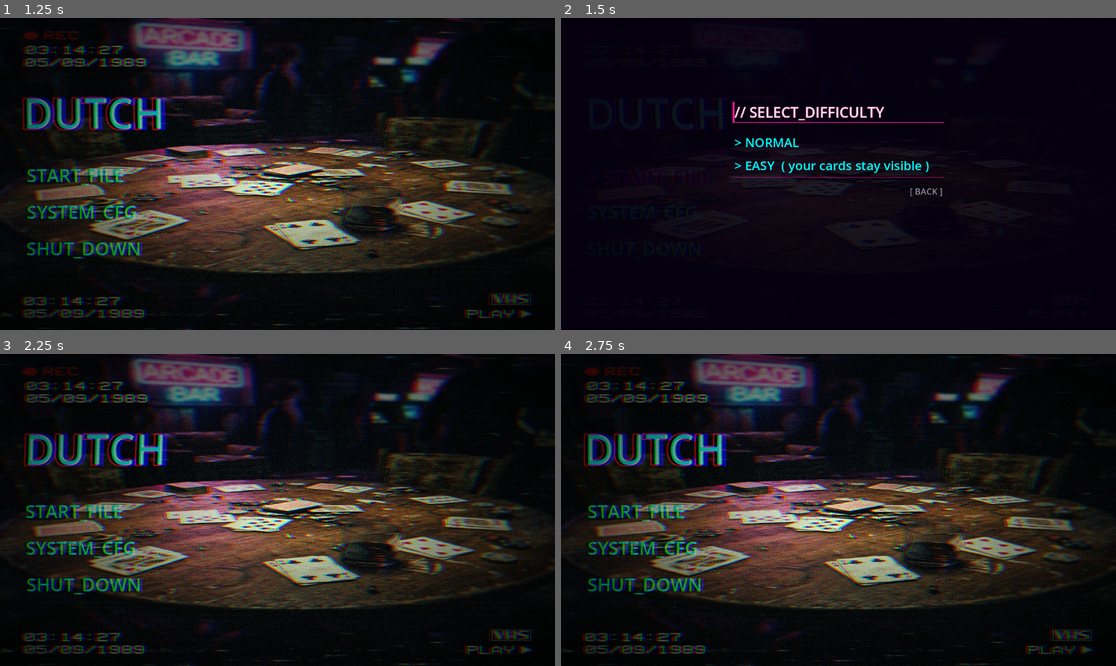
Above: before the commit, frames 1-4 (two rows, left to right).
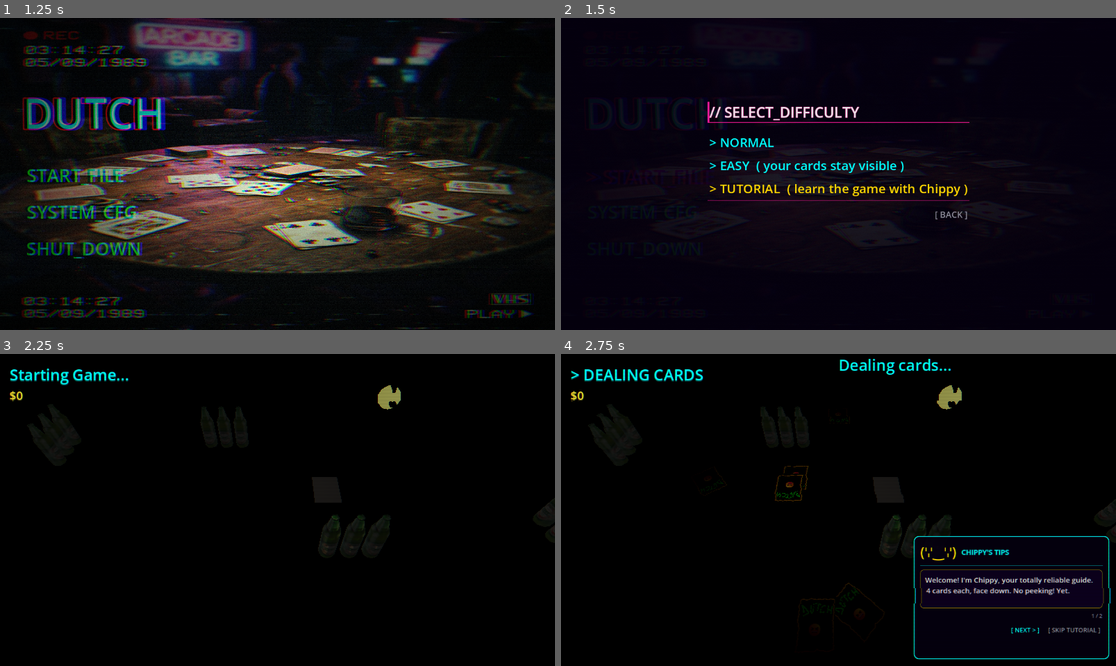
Above: after the commit, the same moments.

Repository: DinVin24/dutch
Game: Godot game, scene res://press_any_key.tscn
The game is run twice, just before and just after one commit, with the same random seed, the same clock (stepped at 60 frames per second) and the same inputs. Sound files missing from this copy of the repository are replaced by a short silence.
Inputs (mouse positions are in pixels of both pictures, inside the frame that each line leads up to):
- Up to frame 1 (1.25 s): tap Enter (game_confirm_card) at 0.5 s; move the mouse to (399, 158) at 0.52 s; hold D (game_select_right) from 0.53 s (still down); tap E (game_call_dutch) at 0.6 s; click (399, 158) at 0.67 s; tap Space (game_jump_in) at 0.77 s
- Up to frame 2 (1.5 s): release D (game_select_right) at 1.25 s; click "START_FILE" at 1.25 s
- Up to frame 3 (2.25 s): click (277, 525) at 2 s, where only the run after the commit has a clickable "> TUTORIAL ( learn the game w…"
- Up to frame 4 (2.75 s): no input

Frame 1 is identical in both runs. In frame 2, 2.8% of the frame differs, in the area x 26-74%, y 26-65%; in frame 3, 45%; in frame 4, 46%, in the area x 0-100%, y 0-100%.

Commit message:
feat(tutorial): add Chippy the Card Goblin interactive tutorial mode
Implements Epic 16 (KAN-76). Adds a TUTORIAL option to the main menu
start flow alongside Normal and Easy difficulty options. When selected,
loads the game board in Easy Mode with TutorialOverlay active.

Chippy the Card Goblin (ASCII mascot) appears in a bottom-right panel
and delivers contextual tips keyed off GameManager FSM state transitions.
Tips auto-advance on state change; player can also step through multi-part
tips with [NEXT] or dismiss at any time with [SKIP TUTORIAL].

One-off event tips fire on first beer loss, first ability purchase, and
Dutch being called. GameManager.tutorial_mode flag added (not reset on
initialize_game, same pattern as easy_mode).

Files changed:
  - game_manager.gd: tutorial_mode flag
  - main_menu.gd: _on_tutorial_pressed handler + tutorial_mode resets
  - main_menu.tscn: TutorialButton node + signal connection
  - game_board_3d.gd: conditional overlay instantiation in _ready()
  - tutorial_overlay.gd: new file (Chippy overlay script)
  - tutorial_overlay.tscn: new file (overlay scene)
  - user_stories.md: Epic 16 stories

Agent: Executor (Antigravity)

Diff:
--- a/game_board_3d.gd
+++ b/game_board_3d.gd
@@ -152,6 +152,12 @@
 	print("Game Board 3D: Starting game...")
 	GameManager.initialize_game(4)
 	trigger_glitch(0.4, 0.8) # Intro glitch
+
+	# Tutorial Mode: Inject Chippy's overlay into the UI layer
+	if GameManager.tutorial_mode:
+		var tut_scene = preload("res://tutorial_overlay.tscn")
+		var tut = tut_scene.instantiate()
+		$GameUI.add_child(tut)
 
 func _create_hud_ui():
 	# Action Buttons Container: Moved to bottom-right to avoid overlapping hand cards
--- a/game_manager.gd
+++ b/game_manager.gd
@@ -77,6 +77,7 @@
 var win_condition_lowest_wins: bool = true
 var jump_in_was_own_draw_phase: bool = false
 var easy_mode: bool = false # Easy Mode: Player 0's cards are always visible
+var tutorial_mode: bool = false # Tutorial Mode: TutorialOverlay is instantiated on the board
 
 func _ready():
 	deck_manager = DeckManager.new()
@@ -207,8 +208,8 @@
 	win_condition_lowest_wins = true
 	jump_in_resume_state = GameState.INITIALIZING
 	drawn_card_data = null
-	# Note: easy_mode is intentionally NOT reset here — it is set before
-	# initialize_game() is called from the difficulty prompt in main_menu.gd.
+	# Note: easy_mode and tutorial_mode are intentionally NOT reset here — they are set
+	# before initialize_game() is called from the difficulty prompt in main_menu.gd.
 	for i in range(num_players):
 		players_info.append({
 			"id": i,
--- a/main_menu.gd
+++ b/main_menu.gd
@@ -42,12 +42,21 @@
 func _on_normal_pressed() -> void:
 	glitch_player.play_glitch_click()
 	GameManager.easy_mode = false
+	GameManager.tutorial_mode = false
 	await get_tree().create_timer(0.15).timeout
 	get_tree().change_scene_to_file("res://game_board_3d.tscn")
 
 func _on_easy_pressed() -> void:
 	glitch_player.play_glitch_click()
 	GameManager.easy_mode = true
+	GameManager.tutorial_mode = false
+	await get_tree().create_timer(0.15).timeout
+	get_tree().change_scene_to_file("res://game_board_3d.tscn")
+
+func _on_tutorial_pressed() -> void:
+	glitch_player.play_glitch_click()
+	GameManager.easy_mode = true   # Tutorial always plays with cards visible
+	GameManager.tutorial_mode = true
 	await get_tree().create_timer(0.15).timeout
 	get_tree().change_scene_to_file("res://game_board_3d.tscn")
 
--- a/main_menu.tscn
+++ b/main_menu.tscn
@@ -174,6 +174,16 @@
 text = "> EASY  ( your cards stay visible )"
 alignment = 0
 
+[node name="TutorialButton" type="Button" parent="DifficultyPrompt/Panel"]
+layout_mode = 2
+custom_minimum_size = Vector2(0, 48)
+theme_override_colors/font_color = Color(1.0, 0.85, 0.0, 1.0)
+theme_override_colors/font_hover_color = Color(1.0, 1.0, 1.0, 1.0)
+theme_override_font_sizes/font_size = 26
+flat = true
+text = "> TUTORIAL  ( learn the game with Chippy )"
+alignment = 0
+
 [node name="BottomRule" type="ColorRect" parent="DifficultyPrompt/Panel"]
 layout_mode = 2
 custom_minimum_size = Vector2(0, 2)
@@ -205,4 +215,5 @@
 [connection signal="pressed" from="LeftMargin/VBox/Buttons/ExitButton" to="." method="_on_exit_button_pressed"]
 [connection signal="pressed" from="DifficultyPrompt/Panel/NormalButton" to="." method="_on_normal_pressed"]
 [connection signal="pressed" from="DifficultyPrompt/Panel/EasyButton" to="." method="_on_easy_pressed"]
+[connection signal="pressed" from="DifficultyPrompt/Panel/TutorialButton" to="." method="_on_tutorial_pressed"]
 [connection signal="pressed" from="DifficultyPrompt/Panel/CancelButton" to="." method="_on_difficulty_cancel_pressed"]
--- /dev/null
+++ b/tutorial_overlay.gd
@@ -0,0 +1,336 @@
+extends Control
+
+# ─────────────────────────────────────────────────────────────────────────────
+# Chippy the Card Goblin — Tutorial Overlay
+# Connects to GameManager FSM signals and delivers contextual tips during play.
+# ─────────────────────────────────────────────────────────────────────────────
+
+signal tutorial_finished
+
+# ── Chippy ASCII face variants ────────────────────────────────────────────────
+const FACE_HAPPY  := "(ꗷ‿ꗷ)"
+const FACE_SMUG   := "(¬‿¬)"
+const FACE_SCARED := "(⊙_⊙)"
+const FACE_COOL   := "( •_•)>⌐■-■"
+const FACE_PARTY  := "(ﾉ◕ヮ◕)ﾉ*:･ﾟ✧"
+const FACE_DEAD   := "(x_x)"
+
+# ── Tip data: maps GameManager FSM state names to arrays of tip steps ─────────
+# Each entry: { "face": FACE_*, "text": "..." }
+# Multiple steps per state allow the [NEXT] button to step through detail.
+const TIPS: Dictionary = {
+	"DEAL_CARDS": [
+		{ "face": FACE_HAPPY,  "text": "Welcome! I'm Chippy, your totally reliable guide.\n4 cards each, face down. No peeking! Yet." },
+		{ "face": FACE_SMUG,   "text": "Cards are worth their rank in points. Ace=1 ... King=13.\nKing of Diamonds = 0 though. He's special." },
+	],
+	"INITIAL_PEEK": [
+		{ "face": FACE_COOL,   "text": "Click 2 of YOUR cards to secretly peek at them.\nRemember what you saw — they flip back down immediately!" },
+		{ "face": FACE_SMUG,   "text": "Pro tip: memorise which of your cards are low value.\nYou want the LOWEST score to win." },
+	],
+	"TURN_START_DRAW": [
+		{ "face": FACE_HAPPY,  "text": "Your turn! Click the DECK (top of table) to draw a card.\nYou MUST draw before doing anything else." },
+	],
+	"TURN_RESOLVE_DRAWN": [
+		{ "face": FACE_COOL,   "text": "You drew a card. Now choose:\n• Drag it to the DISCARD PILE to throw it away, OR\n• Click one of YOUR face-down cards to SWAP." },
+		{ "face": FACE_SMUG,   "text": "Swapping sends your old face-down card to the discard.\nIf you drew something low — definitely swap it in!" },
+		{ "face": FACE_HAPPY,  "text": "Special ranks: Queen = peek any card, Jack = swap any two.\nDiscard them to trigger these abilities!" },
+	],
+	"TURN_PEEK_ABILITY": [
+		{ "face": FACE_COOL,   "text": "You played a Queen!\nClick any face-down card on the table to secretly peek at it." },
+		{ "face": FACE_SMUG,   "text": "Peek at an opponent's card to spot their low-value cards.\nThen you can target them with a Jack swap later. Sneaky!" },
+	],
+	"TURN_SWAP_ABILITY": [
+		{ "face": FACE_SMUG,   "text": "You played a Jack!\nClick two face-down cards to blindly swap their positions." },
+		{ "face": FACE_COOL,   "text": "Nobody sees what got swapped — not even you.\nSwap your worst card with someone else's best. Probably." },
+	],
+	"TURN_END_CHOICE": [
+		{ "face": FACE_HAPPY,  "text": "Done with your turn? Click END TURN to pass to the next player." },
+		{ "face": FACE_SCARED, "text": "Or... if the discard pile's top card matches YOUR card's rank,\nyou can JUMP IN at any time! Even on someone else's turn!" },
+		{ "face": FACE_SMUG,   "text": "Think you have the lowest score? Click CALL DUTCH!\nEveryone else gets one last turn, then you confirm or bail." },
+	],
+	"TURN_JUMP_IN_SELECTION": [
+		{ "face": FACE_SCARED, "text": "JUMP IN mode! Select one of your cards.\nIt must match the RANK of the top discard card exactly." },
+		{ "face": FACE_DEAD,   "text": "Wrong rank = penalty card + you drink a beer.\nDrink all 3 beers and you're ELIMINATED. No pressure!" },
+	],
+	"TURN_CONFIRM_DUTCH": [
+		{ "face": FACE_SCARED, "text": "You called Dutch and everyone had their last turn.\nCONFIRM to end the game, or FORFEIT to keep playing\n(but you can't call Dutch again!)." },
+	],
+	"GAME_OVER": [
+		{ "face": FACE_PARTY,  "text": "Game over! All cards flip face-up now.\nLowest total score wins. Count carefully!" },
+		{ "face": FACE_HAPPY,  "text": "That's Dutch! You're a pro now.\nClick SKIP TUTORIAL to remove me — I believe in you!" },
+	],
+	"STATE_PLAYING_ABILITY": [
+		{ "face": FACE_COOL,   "text": "An ability is being played!\nAbility cards come from the Chicken — click its legs to buy one." },
+	],
+}
+
+# ── Special one-off event tips (shown once, keyed by string tag) ──────────────
+const EVENT_TIPS: Dictionary = {
+	"first_beer_lost": {
+		"face": FACE_DEAD,
+		"text": "Oof! You drank a beer. You start with 3 lives.\nDrink all 3 and you're out. Don't Jump In recklessly!"
+	},
+	"ability_bought": {
+		"face": FACE_PARTY,
+		"text": "You bought a Chicken egg! Click the token on your turn to use it.\nEach ability has a unique effect — peek first, then decide!"
+	},
+	"dutch_called": {
+		"face": FACE_SCARED,
+		"text": "Someone called DUTCH! This triggers the final round.\nEveryone (including you) gets one last turn. Make it count!"
+	},
+}
+
+# ── State ─────────────────────────────────────────────────────────────────────
+var _current_tips: Array = []
+var _tip_index: int = 0
+var _shown_events: Dictionary = {}  # tag -> true once shown
+var _is_animating: bool = false
+var _last_state: String = ""
+
+# ── Node references (set in _ready after scene is built) ─────────────────────
+var _chippy_label: Label
+var _speech_label: RichTextLabel
+var _next_btn: Button
+var _skip_btn: Button
+var _panel: PanelContainer
+
+# ─────────────────────────────────────────────────────────────────────────────
+func _ready() -> void:
+	_build_ui()
+	_connect_signals()
+	# Show the welcome tip immediately (DEAL_CARDS usually fires before overlay is ready)
+	_load_tips_for_state("DEAL_CARDS")
+	_display_current_tip()
+
+# ─────────────────────────────────────────────────────────────────────────────
+func _build_ui() -> void:
+	# Root is a full-rect Control with IGNORE mouse so it doesn't block game clicks
+	set_anchors_preset(Control.PRESET_FULL_RECT)
+	mouse_filter = Control.MOUSE_FILTER_IGNORE
+
+	# ── Outer panel (bottom-right, fixed size) ────────────────────────────────
+	_panel = PanelContainer.new()
+	_panel.set_anchors_preset(Control.PRESET_BOTTOM_RIGHT)
+	_panel.offset_left   = -420.0
+	_panel.offset_top    = -270.0
+	_panel.offset_right  = -14.0
+	_panel.offset_bottom = -14.0
+
+	var panel_style = StyleBoxFlat.new()
+	panel_style.bg_color          = Color(0.02, 0.0, 0.06, 0.90)
+	panel_style.border_color      = Color(0.0, 1.0, 1.0, 0.85)
+	panel_style.set_border_width_all(2)
+	panel_style.corner_radius_top_left     = 10
+	panel_style.corner_radius_top_right    = 10
+	panel_style.corner_radius_bottom_left  = 10
+	panel_style.corner_radius_bottom_right = 10
+	panel_style.set_content_margin_all(14.0)
+	_panel.add_theme_stylebox_override("panel", panel_style)
+	add_child(_panel)
+
+	# ── Inner VBox ────────────────────────────────────────────────────────────
+	var vbox = VBoxContainer.new()
+	vbox.add_theme_constant_override("separation", 8)
+	_panel.add_child(vbox)
+
+	# ── Title row: Chippy label + "CHIPPY'S TIPS" header ─────────────────────
+	var header_row = HBoxContainer.new()
+	header_row.add_theme_constant_override("separation", 10)
+	vbox.add_child(header_row)
+
+	_chippy_label = Label.new()
+	_chippy_label.text = FACE_HAPPY
+	_chippy_label.add_theme_font_size_override("font_size", 28)
+	_chippy_label.add_theme_color_override("font_color", Color(1.0, 0.85, 0.0))
+	_chippy_label.vertical_alignment = VERTICAL_ALIGNMENT_CENTER
+	header_row.add_child(_chippy_label)
+
+	var title_lbl = Label.new()
+	title_lbl.text = "CHIPPY'S TIPS"
+	title_lbl.add_theme_font_size_override("font_size", 15)
+	title_lbl.add_theme_color_override("font_color", Color(0.0, 1.0, 1.0))
+	title_lbl.add_theme_color_override("font_outline_color", Color(0.0, 1.0, 1.0, 0.3))
+	title_lbl.add_theme_constant_override("outline_size", 4)
+	title_lbl.vertical_alignment = VERTICAL_ALIGNMENT_CENTER
+	header_row.add_child(title_lbl)
+
+	# ── Horizontal rule ───────────────────────────────────────────────────────
+	var rule = ColorRect.new()
+	rule.color = Color(0.0, 1.0, 1.0, 0.35)
+	rule.custom_minimum_size = Vector2(0, 1)
+	vbox.add_child(rule)
+
+	# ── Speech bubble ─────────────────────────────────────────────────────────
+	var bubble_style = StyleBoxFlat.new()
+	bubble_style.bg_color     = Color(0.05, 0.0, 0.12, 0.85)
+	bubble_style.border_color = Color(1.0, 0.85, 0.0, 0.5)
+	bubble_style.set_border_width_all(1)
+	bubble_style.corner_radius_top_left     = 6
+	bubble_style.corner_radius_top_right    = 6
+	bubble_style.corner_radius_bottom_left  = 6
+	bubble_style.corner_radius_bottom_right = 6
+	bubble_style.set_content_margin_all(10.0)
+
+	var bubble_container = PanelContainer.new()
+	bubble_container.add_theme_stylebox_override("panel", bubble_style)
+	bubble_container.custom_minimum_size = Vector2(0, 80)
+	vbox.add_child(bubble_container)
+
+	_speech_label = RichTextLabel.new()
+	_speech_label.bbcode_enabled = true
+	_speech_label.fit_content = true
+	_speech_label.scroll_active = false
+	_speech_label.add_theme_font_size_override("normal_font_size", 15)
+	_speech_label.add_theme_color_override("default_color", Color(0.92, 0.92, 0.92))
+	bubble_container.add_child(_speech_label)
+
+	# ── Step counter hint ─────────────────────────────────────────────────────
+	var step_lbl = Label.new()
+	step_lbl.name = "StepHint"
+	step_lbl.add_theme_font_size_override("font_size", 11)
+	step_lbl.add_theme_color_override("font_color", Color(0.5, 0.5, 0.6))
+	step_lbl.horizontal_alignment = HORIZONTAL_ALIGNMENT_RIGHT
+	vbox.add_child(step_lbl)
+
+	# ── Button row ────────────────────────────────────────────────────────────
+	var btn_row = HBoxContainer.new()
+	btn_row.alignment = BoxContainer.ALIGNMENT_END
+	btn_row.add_theme_constant_override("separation", 10)
+	vbox.add_child(btn_row)
+
+	_next_btn = _make_btn("[ NEXT > ]", Color(0.0, 1.0, 1.0))
+	btn_row.add_child(_next_btn)
+	_next_btn.pressed.connect(_on_next_pressed)
+
+	_skip_btn = _make_btn("[ SKIP TUTORIAL ]", Color(0.55, 0.55, 0.6))
+	btn_row.add_child(_skip_btn)
+	_skip_btn.pressed.connect(_on_skip_pressed)
+
+
+func _make_btn(label: String, color: Color) -> Button:
+	var btn = Button.new()
+	btn.text = label
+	btn.flat = true
+	btn.add_theme_font_size_override("font_size", 13)
+	btn.add_theme_color_override("font_color", color)
+	btn.add_theme_color_override("font_hover_color", Color.WHITE)
+	btn.mouse_filter = Control.MOUSE_FILTER_STOP
+	return btn
+
+
+# ─────────────────────────────────────────────────────────────────────────────
+func _connect_signals() -> void:
+	GameManager.game_state_changed.connect(_on_game_state_changed)
+	GameManager.player_drank_beer.connect(_on_player_drank_beer)
+	GameManager.ability_unlocked.connect(_on_ability_unlocked)
+	GameManager.dutch_called.connect(_on_dutch_called)
+
+
+# ─────────────────────────────────────────────────────────────────────────────
+# Signal handlers
+# ─────────────────────────────────────────────────────────────────────────────
+
+func _on_game_state_changed(new_state: int) -> void:
+	var state_name: String = GameManager.GameState.keys()[new_state]
+	if state_name == _last_state:
+		return  # Avoid duplicate tips for force-signal re-fires
+	_last_state = state_name
+	if TIPS.has(state_name):
+		_load_tips_for_state(state_name)
+		_animate_tip_in()
+
+
+func _on_player_drank_beer(player_idx: int, _remaining: int) -> void:
+	if player_idx == 0 and not _shown_events.has("first_beer_lost"):
+		_shown_events["first_beer_lost"] = true
+		_show_event_tip("first_beer_lost")
+
+
+func _on_ability_unlocked(player_idx: int, _ability_id: String) -> void:
+	if player_idx == 0 and not _shown_events.has("ability_bought"):
+		_shown_events["ability_bought"] = true
+		_show_event_tip("ability_bought")
+
+
+func _on_dutch_called(_player_idx: int) -> void:
+	if not _shown_events.has("dutch_called"):
+		_shown_events["dutch_called"] = true
+		_show_event_tip("dutch_called")
+
+
+# ─────────────────────────────────────────────────────────────────────────────
+# Tip management
+# ─────────────────────────────────────────────────────────────────────────────
+
+func _load_tips_for_state(state_name: String) -> void:
+	_current_tips = TIPS.get(state_name, [])
+	_tip_index = 0
+
+
+func _display_current_tip() -> void:
+	if _current_tips.is_empty():
+		return
+	var tip = _current_tips[_tip_index]
+	_chippy_label.text = tip.face
+	_speech_label.text = tip.text
+	_update_step_hint()
+
+
+func _update_step_hint() -> void:
+	var step_lbl = _panel.find_child("StepHint", true, false)
+	if step_lbl and _current_tips.size() > 1:
+		step_lbl.text = "%d / %d" % [_tip_index + 1, _current_tips.size()]
+	elif step_lbl:
+		step_lbl.text = ""
+
+
+func _show_event_tip(tag: String) -> void:
+	if not EVENT_TIPS.has(tag):
+		return
+	var tip = EVENT_TIPS[tag]
+	_current_tips = [tip]
+	_tip_index = 0
+	_animate_tip_in()
+
+
+func _animate_tip_in() -> void:
+	if _is_animating:
+		# Snap to new content immediately if already mid-animation
+		_display_current_tip()
+		return
+	_is_animating = true
+
+	# Slide-out (shrink scale Y to 0)
+	var tween = create_tween()
+	tween.tween_property(_panel, "scale:y", 0.0, 0.08).set_trans(Tween.TRANS_QUAD).set_ease(Tween.EASE_IN)
+	tween.tween_callback(func():
+		_display_current_tip()
+	)
+	tween.tween_property(_panel, "scale:y", 1.0, 0.12).set_trans(Tween.TRANS_BACK).set_ease(Tween.EASE_OUT)
+	tween.tween_callback(func():
+		_is_animating = false
+	)
+
+
+# ─────────────────────────────────────────────────────────────────────────────
+# Button handlers
+# ─────────────────────────────────────────────────────────────────────────────
+
+func _on_next_pressed() -> void:
+	if _current_tips.is_empty():
+		return
+	if _tip_index < _current_tips.size() - 1:
+		_tip_index += 1
+		_animate_tip_in()
+	# If already at last tip, button does nothing (waits for state change)
+
+
+func _on_skip_pressed() -> void:
+	# Graceful exit: animate the panel out, then remove self
+	var tween = create_tween()
+	tween.tween_property(_panel, "scale", Vector2(0.0, 0.0), 0.25).set_trans(Tween.TRANS_BACK).set_ease(Tween.EASE_IN)
+	tween.tween_callback(func():
+		tutorial_finished.emit()
+		GameManager.tutorial_mode = false
+		queue_free()
+	)
--- /dev/null
+++ b/tutorial_overlay.tscn
@@ -0,0 +1,13 @@
+[gd_scene format=3 uid="uid://tutorial_overlay"]
+
+[ext_resource type="Script" path="res://tutorial_overlay.gd" id="1_tutorl"]
+
+[node name="TutorialOverlay" type="Control"]
+layout_mode = 3
+anchors_preset = 15
+anchor_right = 1.0
+anchor_bottom = 1.0
+grow_horizontal = 2
+grow_vertical = 2
+mouse_filter = 2
+script = ExtResource("1_tutorl")
Not shown, changed: user_stories.md
